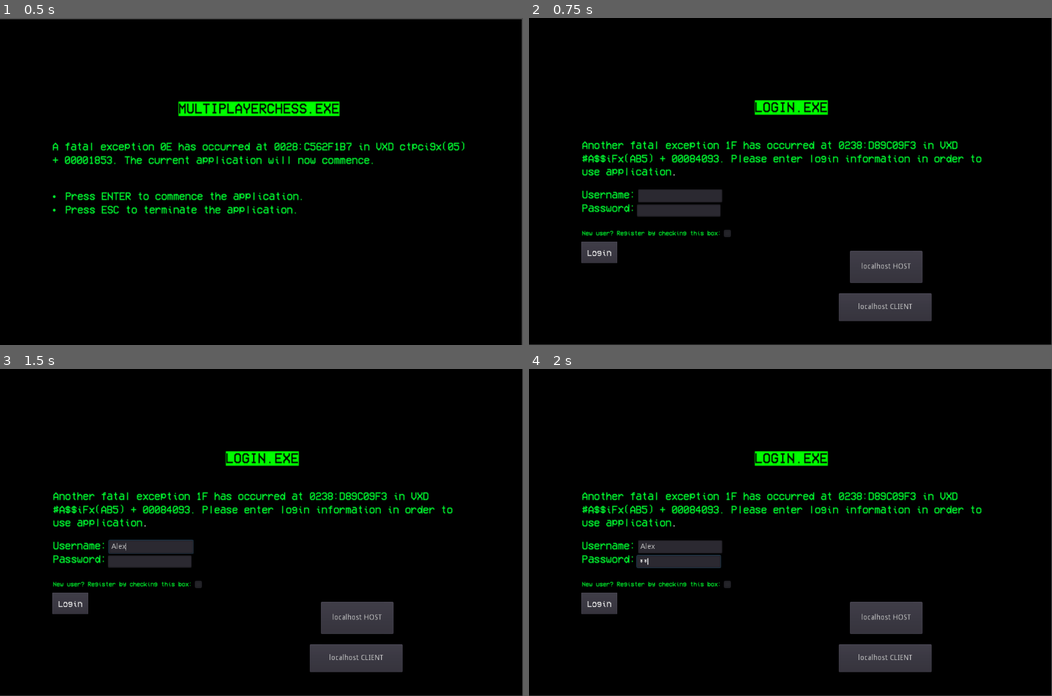
Above: before the commit, frames 1-4 (two rows, left to right).
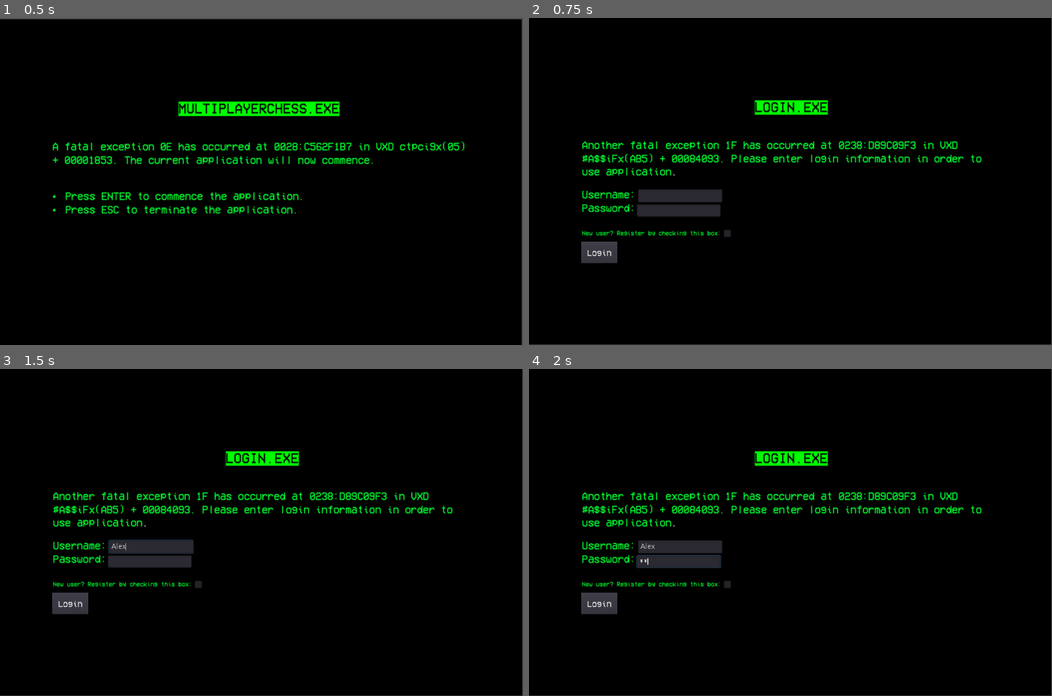
Above: after the commit, the same moments.

Repository: warez80/MultiplayerChess
Game: Godot game, scene res://Welcome.tscn
The game is run twice, just before and just after one commit, with the same random seed, the same clock (stepped at 60 frames per second) and the same inputs.
Inputs (mouse positions are in pixels of both pictures, inside the frame that each line leads up to):
- Up to frame 1 (0.5 s): no input
- Up to frame 2 (0.75 s): tap Enter (ui_accept) at 0.5 s; hold Right (ui_right) from 0.53 s (still down); hold Enter (ui_accept) from 0.53 s (still down)
- Up to frame 3 (1.5 s): release Right (ui_right) at 1.25 s; release Enter (ui_accept) at 1.25 s; click (151, 545) at 1.27 s; type "Alex" at 1.35 s
- Up to frame 4 (2 s): click (680, 561) at 1.5 s; type "12" at 1.58 s

Frame 1 is identical in both runs. In frame 2, 2.9% of the frame differs, in the area x 59-77%, y 71-93%; in frame 3, 2.9%; in frame 4, 2.9%.
Error before the commit: Parse Error: The function signature doesn't match the parent. Parent signature is: "int connect(String, Object, String, Array=default, int)". (res://global.gd:…

Commit message:
Added user game invites

Diff:
--- a/LobbySearch.gd
+++ b/LobbySearch.gd
@@ -6,6 +6,8 @@
 onready var createLobbyPassword = get_node("Input_Create_LobbyPassword")
 onready var player = get_node("Vaporwave_Player")
 onready var desktop = get_node("background")
+onready var timer = get_node("Timer")
+onready var accept_dialog = get_node("AcceptDialog")
 
 var songNames = ["boot", "ECCO_and_chill_diving", "Flower_specialty_store", "geography", "importance", "LisaFrank_420_Modern_Computing", "mathematics", "The", "Untitled_1", "Untitled_2", "Wait"]
 var userIP = "localhost"
@@ -14,7 +16,11 @@
 var song_number = 5
 var elapsed_time = 0
 
+var request_host_ip = ""
+
 func _ready():
+	timer.start()
+	accept_dialog.add_cancel("Decline")
 
 	var current_song = load(songNames[song_number] + ".ogg")
 	player.set_stream(current_song)
@@ -57,6 +63,9 @@
 	var json = JSON.parse(body.get_string_from_utf8())
 	print(json.result)
 
+	if not 'result' in json or json.result == null:
+		return
+
 	if json.result[0].status == 'Fail':
 		return
 
@@ -64,8 +73,17 @@
 		_update_Server_Browser(json.result[0].result)
 
 	if json.result[0].action == 'create_lobby':
-		# GOTO New Lobby
-		return
+		_on_LobbyJoin_pressed(json.result[0].host_ip)
+
+	# Bunch-o-cases to prevent erros
+	if json.result[0].action == 'get_requests' and len(json.result) > 0 and len(json.result[0].result) > 0:
+		_alert_request(json.result[0].result)
+
+#Pops up a request
+func _alert_request(json):
+	accept_dialog.dialog_text = json[0]['request_name'] + " has invited you to a game. Would you like to join?"
+	request_host_ip = json[0].host_ip
+	accept_dialog.popup()
 
 # Updates the server browser list
 func _update_Server_Browser(json):
@@ -74,8 +92,8 @@
 
 	print("Lobbies:")
 	for entry in json:
-		print(entry)
-		print("---")
+		#print(entry)
+		#print("---")
 
 		var wrapper = VBoxContainer.new()
 		wrapper.connect("timeout", self, "on_timer_timeout")
@@ -106,7 +124,7 @@
 # User creates lobby
 func _on_LobbyCreate_pressed():
 	var QUERY = "a=create_lobby&t="+global.auth_token+"&n="+createLobbyName.get_text()+"&p="+createLobbyPassword.get_text()+"&i="+userIP
-	print(QUERY)
+	#print(QUERY)
 	var HEADERS = ["Content-Type: application/x-www-form-urlencoded", "Content-Length: " + str(QUERY.length())]
 	$HTTPRequest.request("http://www.chrisnastovski.com/COP4331/api.php", HEADERS, true, HTTPClient.METHOD_POST, QUERY)
 
@@ -116,3 +134,22 @@
 
 func timeout():
 	print("time_out")
+
+
+func _on_Timer_timeout():
+	var QUERY = "a=get_requests&t="+global.auth_token
+	print(QUERY)
+	var HEADERS = ["Content-Type: application/x-www-form-urlencoded", "Content-Length: " + str(QUERY.length())]
+	$HTTPRequest.request("http://www.chrisnastovski.com/COP4331/api.php", HEADERS, true, HTTPClient.METHOD_POST, QUERY)
+	timer.set_wait_time(5)
+	timer.start()
+
+func _on_AcceptDialog_confirmed():
+	_on_LobbyJoin_pressed(request_host_ip)
+
+
+func _on_Button3_pressed():
+	var QUERY = "a=send_request&t="+global.auth_token+"&h=localhost&i="+global.user_name
+	print(QUERY)
+	var HEADERS = ["Content-Type: application/x-www-form-urlencoded", "Content-Length: " + str(QUERY.length())]
+	$HTTPRequest.request("http://www.chrisnastovski.com/COP4331/api.php", HEADERS, true, HTTPClient.METHOD_POST, QUERY)
--- a/LobbySearch.tscn
+++ b/LobbySearch.tscn
@@ -19,6 +19,7 @@
 anchor_right = 0.0
 anchor_bottom = 0.0
 rect_pivot_offset = Vector2( 0, 0 )
+rect_clip_content = false
 mouse_filter = 0
 mouse_default_cursor_shape = 0
 size_flags_horizontal = 1
@@ -269,4 +270,66 @@
 align = 1
 _sections_unfolded = [ "Rect" ]
 
+[node name="Timer" type="Timer" parent="." index="15"]
+
+process_mode = 1
+wait_time = 1.0
+one_shot = false
+autostart = false
+
+[node name="AcceptDialog" type="AcceptDialog" parent="." index="16"]
+
+anchor_left = 0.0
+anchor_top = 0.0
+anchor_right = 0.0
+anchor_bottom = 0.0
+margin_right = 278.0
+margin_bottom = 178.0
+rect_pivot_offset = Vector2( 0, 0 )
+rect_clip_content = false
+mouse_filter = 0
+mouse_default_cursor_shape = 0
+size_flags_horizontal = 1
+size_flags_vertical = 1
+theme = ExtResource( 11 )
+popup_exclusive = true
+window_title = "Game Invite"
+resizable = false
+dialog_text = "Hi"
+dialog_hide_on_ok = true
+_sections_unfolded = [ "Dialog", "Pause", "Theme" ]
+
+[node name="Button3" type="Button" parent="." index="17"]
+
+anchor_left = 0.0
+anchor_top = 0.0
+anchor_right = 0.0
+anchor_bottom = 0.0
+margin_left = 304.0
+margin_top = 17.0
+margin_right = 1066.0
+margin_bottom = 95.0
+rect_pivot_offset = Vector2( 0, 0 )
+rect_clip_content = false
+focus_mode = 2
+mouse_filter = 0
+mouse_default_cursor_shape = 0
+size_flags_horizontal = 1
+size_flags_vertical = 1
+theme = ExtResource( 11 )
+toggle_mode = false
+enabled_focus_mode = 2
+shortcut = null
+group = null
+text = "send request to self"
+flat = false
+align = 1
+_sections_unfolded = [ "Theme" ]
+
 [connection signal="request_completed" from="HTTPRequest" to="." method="_on_HTTPRequest_request_completed"]
+
+[connection signal="timeout" from="Timer" to="." method="_on_Timer_timeout"]
+
+[connection signal="confirmed" from="AcceptDialog" to="." method="_on_AcceptDialog_confirmed"]
+
+[connection signal="pressed" from="Button3" to="." method="_on_Button3_pressed"]
--- a/Login.gd
+++ b/Login.gd
@@ -18,6 +18,9 @@
 func _on_HTTPRequest_request_completed( result, response_code, headers, body ):
 	var json = JSON.parse(body.get_string_from_utf8())
 	print(json.result)
+
+	if not 'result' in json or json.result == null:
+		return
 
 	if errorCount > 4:
 		login.disabled = true
@@ -46,6 +49,8 @@
 		error.set_text("Error: Missing Username or Password")
 		return
 
+	global.user_name = username.get_text()
+
 	var QUERY = "a=login&u="+username.get_text()+"&p="+password.get_text()+"&i=localhost"
 
 	if register.is_pressed():
@@ -53,13 +58,3 @@
 
 	var HEADERS = ["Content-Type: application/x-www-form-urlencoded", "Content-Length: " + str(QUERY.length())]
 	$HTTPRequest.request("http://www.chrisnastovski.com/COP4331/api.php", HEADERS, true, HTTPClient.METHOD_POST, QUERY)
-
-
-func _on_localhost_CLIENT_pressed():
-	global.connect("127.0.0.1")
-	pass
-
-
-func _on_localhost_HOST_pressed():
-	global.setup_game("127.0.0.1")
-	pass
--- a/Login.tscn
+++ b/Login.tscn
@@ -51,7 +51,7 @@
 font_data = SubResource( 7 )
 _sections_unfolded = [ "Font", "Settings" ]
 
-[node name="Main" type="Node" index="0"]
+[node name="Main" type="Node"]
 
 script = ExtResource( 1 )
 
@@ -190,56 +190,6 @@
 align = 0
 _sections_unfolded = [ "custom_colors", "custom_fonts" ]
 
-[node name="localhost HOST" type="Button" parent="Panel" index="4"]
-
-anchor_left = 0.0
-anchor_top = 0.0
-anchor_right = 0.0
-anchor_bottom = 0.0
-margin_left = 630.0
-margin_top = 428.0
-margin_right = 772.0
-margin_bottom = 487.0
-rect_pivot_offset = Vector2( 0, 0 )
-rect_clip_content = false
-focus_mode = 2
-mouse_filter = 0
-mouse_default_cursor_shape = 0
-size_flags_horizontal = 1
-size_flags_vertical = 1
-toggle_mode = false
-enabled_focus_mode = 2
-shortcut = null
-group = null
-text = "localhost HOST"
-flat = false
-align = 1
-
-[node name="localhost CLIENT" type="Button" parent="Panel" index="5"]
-
-anchor_left = 0.0
-anchor_top = 0.0
-anchor_right = 0.0
-anchor_bottom = 0.0
-margin_left = 608.0
-margin_top = 506.0
-margin_right = 790.0
-margin_bottom = 557.0
-rect_pivot_offset = Vector2( 0, 0 )
-rect_clip_content = false
-focus_mode = 2
-mouse_filter = 0
-mouse_default_cursor_shape = 0
-size_flags_horizontal = 1
-size_flags_vertical = 1
-toggle_mode = false
-enabled_focus_mode = 2
-shortcut = null
-group = null
-text = "localhost CLIENT"
-flat = false
-align = 1
-
 [node name="HTTPRequest" type="HTTPRequest" parent="." index="1"]
 
 download_file = ""
@@ -271,8 +221,4 @@
 
 [connection signal="pressed" from="Panel/login_button" to="." method="_on_Button_pressed"]
 
-[connection signal="pressed" from="Panel/localhost HOST" to="." method="_on_localhost_HOST_pressed"]
-
-[connection signal="pressed" from="Panel/localhost CLIENT" to="." method="_on_localhost_CLIENT_pressed"]
-
 [connection signal="request_completed" from="HTTPRequest" to="." method="_on_HTTPRequest_request_completed"]
--- a/global.gd
+++ b/global.gd
@@ -1,149 +1,18 @@
 extends Node
 
-var GAME_PORT = 1234
-var MAX_PLAYERS = 99
+var auth_token = ""
+var user_name = ""
 
-enum PlayerType { NONE, BLACK, WHITE }
-enum PlayerRole { SPECTATOR, SERVER, CLIENT }
-
-enum PieceType {NONE, BLACK_PAWN, BLACK_KNIGHT, BLACK_ROOK, BLACK_BISHOP, BLACK_QUEEN, BLACK_KING, WHITE_PAWN, WHITE_KNIGHT, WHITE_ROOK, WHITE_BISHOP, WHITE_QUEEN, WHITE_KING}
-
-var auth_token = ""
-
-var pieceTypes = []
-
-var network_peer = null
-var my_username = "dummy_username"
-var my_role = null
-var my_type = NONE
-var my_turn = false
-
-var client_init = false
-
-var chat_messages = []
-
-var player_info = {}
-
-func init_game_board():
-	for i in range(8):
-		pieceTypes.append([NONE, NONE, NONE, NONE, NONE, NONE, NONE, NONE])
-
-	for i in range(8):
-		pieceTypes[1][i] = BLACK_PAWN
-		pieceTypes[-2][i] = WHITE_PAWN
-
-	pieceTypes[0][0] = BLACK_ROOK
-	pieceTypes[0][-1] = BLACK_ROOK
-	pieceTypes[0][1] = BLACK_KNIGHT
-	pieceTypes[0][-2] = BLACK_KNIGHT
-	pieceTypes[0][2] = BLACK_BISHOP
-	pieceTypes[0][-3] = BLACK_BISHOP
-	pieceTypes[0][3] = BLACK_QUEEN
-	pieceTypes[0][-4] = BLACK_KING
-
-	pieceTypes[-1][0] = WHITE_ROOK
-	pieceTypes[-1][-1] = WHITE_ROOK
-	pieceTypes[-1][1] = WHITE_KNIGHT
-	pieceTypes[-1][-2] = WHITE_KNIGHT
-	pieceTypes[-1][2] = WHITE_BISHOP
-	pieceTypes[-1][-3] = WHITE_BISHOP
-	pieceTypes[-1][3] = WHITE_QUEEN
-	pieceTypes[-1][-4] = WHITE_KING
+# class member variables go here, for example:
+# var a = 2
+# var b = "textvar"
 
 func _ready():
-	get_tree().connect("network_peer_disconnected", self, "_client_disconnected")
-	get_tree().connect("connected_to_server", self, "_connected_ok")
+	# Called every time the node is added to the scene.
+	# Initialization here
+	pass
 
-func _client_disconnected(id):
-	player_info.erase(id)
-
-remote func register_player(id, username):
-	rpc_id(id, "receive_board_update", pieceTypes)
-	broadcast_message(username + " has joined the chat.")
-	if client_init:
-		rpc_id(id, "set_role", SPECTATOR)
-		player_info[id] = SPECTATOR
-	else:
-		rpc_id(id, "set_role", CLIENT)
-		client_init = true
-		player_info[id] = CLIENT
-		broadcast_message(username + " will be playing as white.")
-
-func setup_game(ip):
-	init_game_board()
-	my_type = BLACK
-	my_turn = false
-	my_role = SERVER
-	network_peer = NetworkedMultiplayerENet.new()
-	network_peer.create_server(GAME_PORT, MAX_PLAYERS)
-	client_init = false
-	# TODO: contact chris's server with `ip`
-	get_tree().change_scene("res://Game_screen.tscn")
-	get_tree().set_network_peer(network_peer)
-
-func broadcast_message(message):
-	for id in player_info:
-		rpc_id(id, "receive_chat_broadcast_from_server", message)
-	receive_chat_broadcast_from_server(message)
-
-remote func receive_chat_from_client(username, message):
-	broadcast_message("<" + username + "> " + message)
-
-remote func receive_chat_broadcast_from_server(message):
-	chat_messages.append(message)
-
-func send_chat_to_server(message):
-	if my_role == SERVER:
-		receive_chat_from_client(my_username, message)
-	else:
-		rpc("receive_chat_from_client", my_username, message)
-
-remote func receive_board_update(board):
-	pieceTypes = board
-
-func send_board_update():
-	if my_role == SERVER:
-		send_board_update_to_all_clients()
-	elif my_role == CLIENT:
-		rpc("receive_board_update", pieceTypes)
-		rpc("send_board_update_to_all_clients")
-
-remote func send_board_update_to_all_clients():
-	for id in player_info:
-		rpc_id(id, "receive_board_update", pieceTypes)
-
-remote func set_role(role):
-	my_role = role
-	if role == CLIENT:
-		my_type = WHITE
-		my_turn = true
-	elif role == SPECTATOR:
-		my_type = NONE
-
-func switch_turn():
-	if !my_turn:
-		return
-	if my_role == SERVER:
-		receive_turn(CLIENT)
-		send_turn_update_to_all_clients(CLIENT)
-	elif my_role == CLIENT:
-		rpc("receive_turn", SERVER)
-		rpc("send_turn_update_to_all_clients", SERVER)
-
-remote func send_turn_update_to_all_clients(role):
-	for id in player_info:
-		rpc_id(id, "receive_turn", role)
-
-remote func receive_turn(role):
-	my_turn = (my_role == role)
-
-func _connected_ok():
-	rpc("register_player", get_tree().get_network_unique_id(), my_username)
-
-func connect(ip):
-	init_game_board()
-	network_peer = NetworkedMultiplayerENet.new()
-	network_peer.create_client(ip, GAME_PORT)
-	chat_messages = []
-	get_tree().change_scene("res://Game_screen.tscn")
-	get_tree().set_network_peer(network_peer)
+#func _process(delta):
+#	# Called every frame. Delta is time since last frame.
+#	# Update game logic here.
+#	pass
